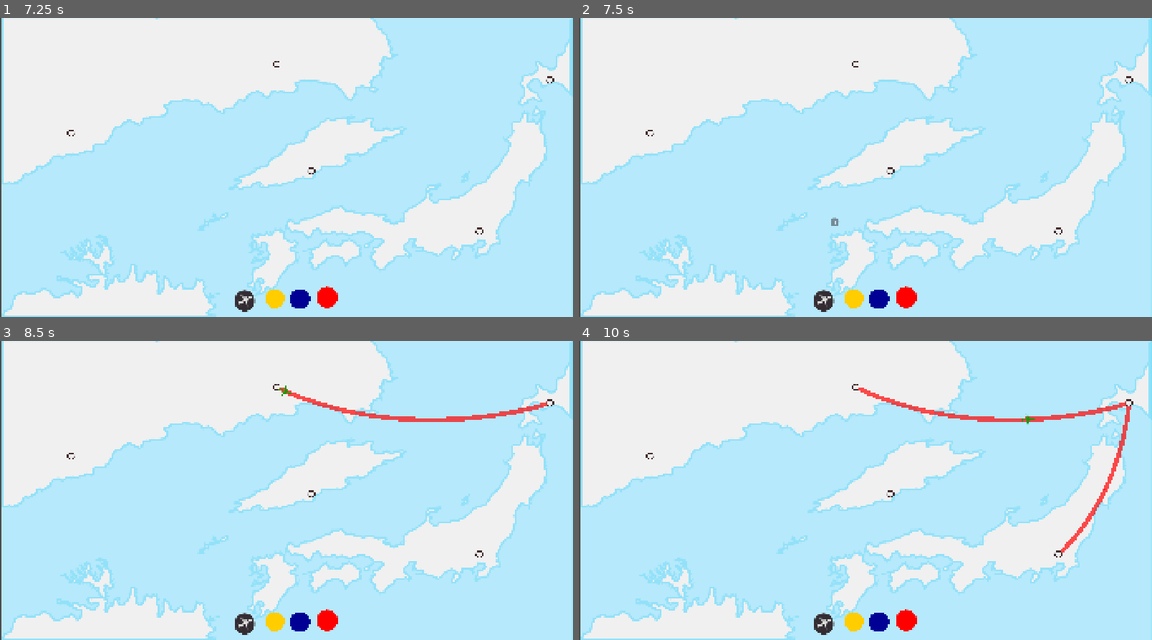
Above: before the commit, frames 1-4 (two rows, left to right).
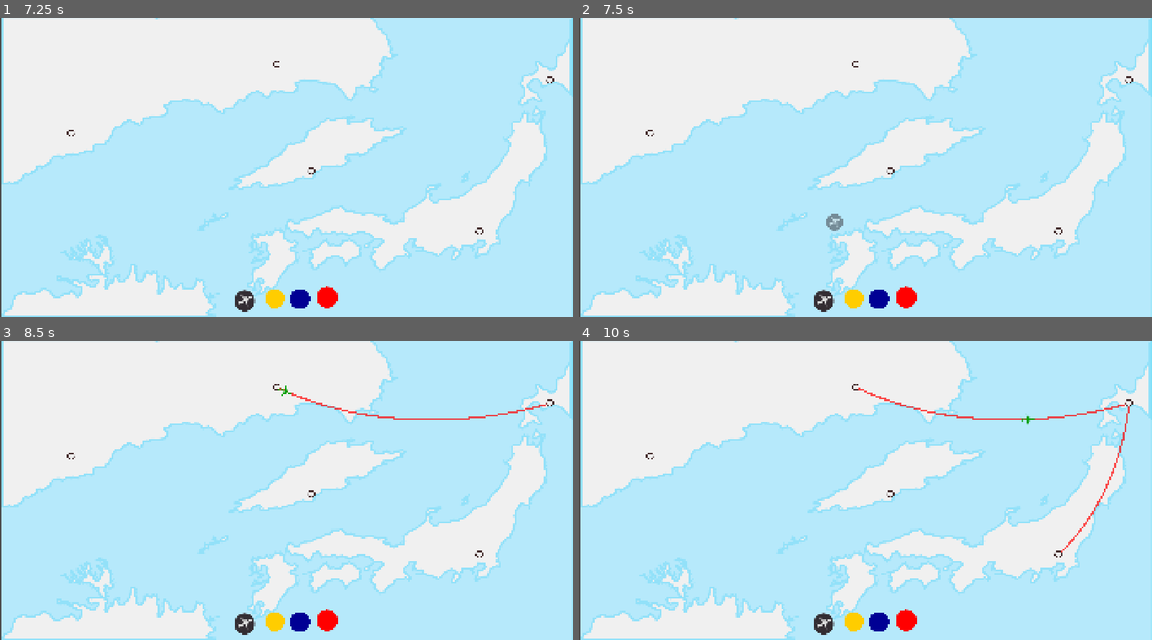
Above: after the commit, the same moments.

Repository: top-it-090304/Holding-Pattern
Game: Godot game, scene res://scene/Main.tscn
Same seed, same stepped clock (60 frames per second), same inputs: the game is played once before the commit and once after it.
Inputs (mouse positions are in pixels of both pictures, inside the frame that each line leads up to):
- Up to frame 1 (7.25 s): click (275, 299) at 0.5 s; click (297, 299) at 1.25 s; click (326, 296) at 2 s; click (275, 299) at 2.75 s; click (297, 299) at 3.5 s; click (326, 296) at 4.25 s; click (275, 299) at 5 s; click (297, 299) at 5.75 s; click (326, 296) at 6.5 s
- Up to frame 2 (7.5 s): tap Enter at 7.25 s; drag from (825, 302) to (854, 65) at 7.27 s
- Up to frame 3 (8.5 s): drag from (275, 388) to (550, 403) at 8.02 s
- Up to frame 4 (10 s): tap Space at 8.75 s; click (1129, 403) at 8.92 s; tap Enter at 9.5 s; drag from (1060, 553) to (1129, 403) at 9.52 s

Frame 1 is identical in both runs. In frame 2, 0.1% of the frame differs, in the area x 43-47%, y 65-72%; in frame 3, 0.4%; in frame 4, 0.7%, in the area x 49-97%, y 15-71%.

Commit message:
Plane spawn change
Planes appear in a free space on the line. Planes also appear free at any point

Diff:
--- a/scripts/Fly_add.gd
+++ b/scripts/Fly_add.gd
@@ -15,9 +15,8 @@
 	ghost_plane = Sprite2D.new()
 	ghost_plane.texture = texture
 	ghost_plane.modulate = Color(1, 1, 1, 0.5)
-	ghost_plane.scale = Vector2(0.5, 0.5)
 	ghost_plane.top_level = true
-	add_child(ghost_plane)
+	get_tree().root.add_child(ghost_plane)
 
 func _process(_delta):
 	if is_dragging and ghost_plane:
@@ -26,19 +25,25 @@
 func _drop_plane():
 	is_dragging = false
 	var mouse_pos = get_global_mouse_position()
-	var routes = get_tree().get_nodes_in_group("routes")
-	var success = false
+	var found_route = null
+	var curve_ = null
+	var t_ = 0.0
+	var min_dist = 60.0
 
-	for route in routes:
-		if not route.my_curves.is_empty():
-			var first_point = route.my_curves[0].get_point_position(0)
-			if mouse_pos.distance_to(first_point) < 50:
-				if route.add_plane_button():
-					success = true
-					print("-1 самолет", GameData.start_planes)
-					break
+	for route in get_tree().get_nodes_in_group("routes"):
+		for curve in route.my_curves:
+			var offset = curve.get_closest_offset(mouse_pos)
+			var point_on_curve = curve.sample_baked(offset)
+			var dist = mouse_pos.distance_to(point_on_curve)
 
-	if not success:
-		print("самолеты кончится")
+			if dist < min_dist:
+				min_dist = dist
+				found_route = route
+				curve_ = curve
+				t_ = offset / curve.get_baked_length()
+
+	if found_route and curve_:
+		found_route.spawn_plane(curve_, t_)
+		print("самолет появился")
 
 	ghost_plane.queue_free()
--- a/scripts/Plane.gd
+++ b/scripts/Plane.gd
@@ -5,13 +5,17 @@
 var speed: float = 0.4
 var forward: bool = true
 
-func setup_with_curve(curve: Curve2D, start_offset: float = 0.0):
+
+func setup_with_curve(curve: Curve2D, start_t: float = 0.0):
 	flight_path = curve
-	t = start_offset
-	position = curve.sample_baked(t * curve.get_baked_length())
+	t = start_t
+
+	var dist = t * flight_path.get_baked_length()
+	position = flight_path.sample_baked(dist)
 
 func _process(delta):
 	if not flight_path: return
+
 
 	if forward:
 		t += speed * delta
@@ -21,8 +25,9 @@
 		if t <= 0.0: t = 0.0; arrival()
 
 	var dist = t * flight_path.get_baked_length()
-	position = flight_path.sample_baked(dist)
-	look_at(flight_path.sample_baked(dist + (0.1 if forward else -0.1)))
+	var new_pos = flight_path.sample_baked(dist)
+	look_at(new_pos)
+	position = new_pos
 
 func arrival():
 	forward = !forward
--- a/scripts/Route.gd
+++ b/scripts/Route.gd
@@ -9,7 +9,7 @@
 func create_line(airport_a, airport_b, lines_data):
 	var line = Line2D.new()
 	add_child(line)
-	line.width = 15
+	line.width = 6.0
 	line.default_color = lines_data["current hex color"]
 	line.z_index = -1
 	line.begin_cap_mode = Line2D.LINE_CAP_ROUND
@@ -18,35 +18,26 @@
 	var curve = Curve2D.new()
 	var p0 = airport_a.position
 	var p2 = airport_b.position
+
 	var mid = (p0 + p2) / 2
 	var offset = (p2 - p0).rotated(PI/2).normalized() * (p0.distance_to(p2) * 0.2)
 	var control_relative = (mid + offset) - p0
 
 	curve.add_point(p0, Vector2.ZERO, control_relative)
 	curve.add_point(p2)
+
 	line.points = curve.get_baked_points()
 
 	my_curves.append(curve)
 
 	var color_name = lines_data["current color"]
-	lines_data[color_name + " curves"].append(curve)
+	if lines_data["in " + color_name] == false:
+		if not lines_data["in " + color_name]:
+			spawn_plane(curve, 0.0)
+			lines_data["in " + color_name] = true
 
- ## проверка чтобы эта была новая линия другого цвета
-	var active_key = "in " + color_name
-	if (lines_data[active_key] == false):
-		spawn_plane(curve)
-		lines_data[active_key] = true
-
-
-func spawn_plane(curve: Curve2D):
-	if plane_scene and GameData.start_planes > 0:
-		var plane = plane_scene.instantiate()
-		add_child(plane)
-		plane.setup_with_curve(curve)
-		GameData.start_planes -= 1
-
-
-func add_plane_button() -> bool:
-	if my_curves.is_empty(): return false
-	spawn_plane(my_curves.pick_random())
-	return true
+func spawn_plane(curve: Curve2D, start_t: float):
+	GameData.start_planes -= 1
+	var plane = plane_scene.instantiate()
+	add_child(plane)
+	plane.setup_with_curve(curve, start_t)
